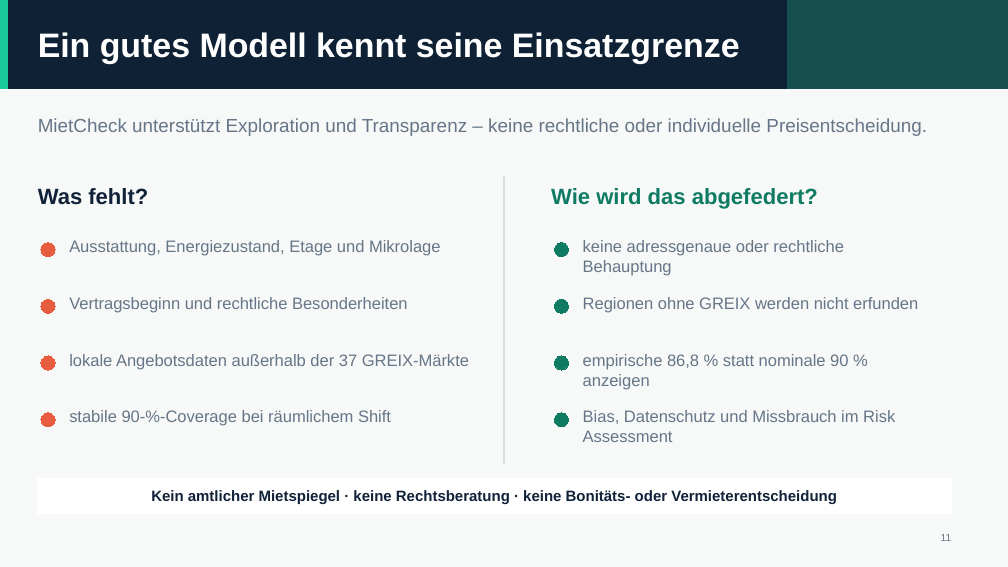
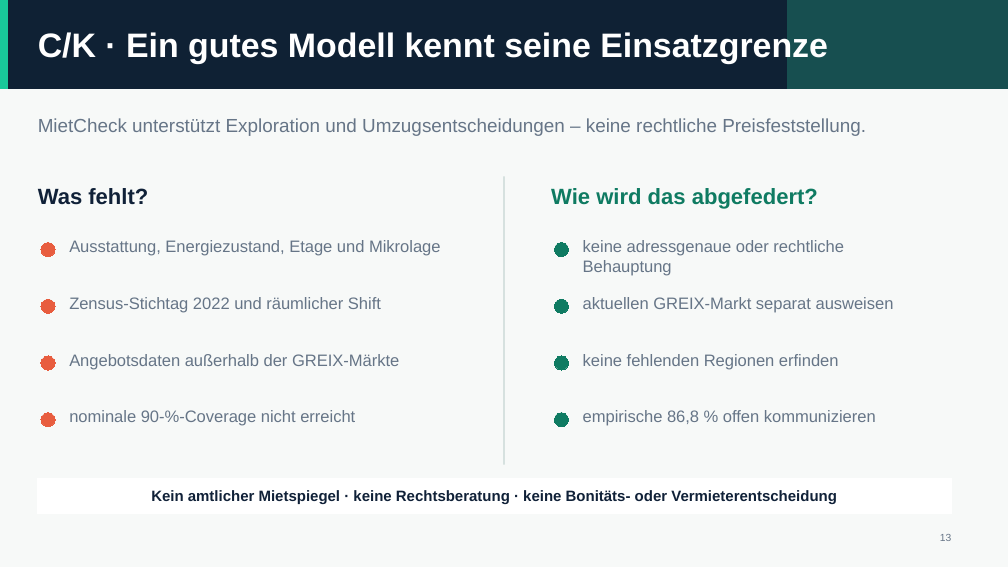
Before and after one commit to neleknaak-31/MietCheck, a slide deck: slide 13 of deliverables/MietCheck_Praesentation.pptx (slide 11 before the commit). Drawn at 1008x567 pixels with LibreOffice and Linux fonts; fonts in the diff are those of the drawing. Boxes give left, top, right and bottom in pixels: in the first picture for what was removed or moved away, otherwise in the second. Text is boxed around its words. In the diff, an @@ line names an element or a change of style, - is before the commit and + after.

```diff
--- a/deliverables/MietCheck_Praesentation.pptx
+++ b/deliverables/MietCheck_Praesentation.pptx
@@ text at (x1=38, y1=30, x2=828, y2=64): text changed @@
-Ein gutes Modell kennt seine Einsatzgrenze
+C/K · Ein gutes Modell kennt seine Einsatzgrenze
@@ text at (x1=38, y1=118, x2=866, y2=136): text changed @@
-MietCheck unterstützt Exploration und Transparenz – keine rechtliche oder individuelle Preisentscheidung.
+MietCheck unterstützt Exploration und Umzugsentscheidungen – keine rechtliche Preisfeststellung.
@@ text at (x1=69, y1=297, x2=381, y2=313): text changed @@
-Vertragsbeginn und rechtliche Besonderheiten
+Zensus-Stichtag 2022 und räumlicher Shift
@@ text at (x1=583, y1=297, x2=894, y2=313): text changed @@
-Regionen ohne GREIX werden nicht erfunden
+aktuellen GREIX-Markt separat ausweisen
@@ text at (x1=69, y1=354, x2=399, y2=370): text changed @@
-lokale Angebotsdaten außerhalb der 37 GREIX-Märkte
+Angebotsdaten außerhalb der GREIX-Märkte
@@ text at (x1=583, y1=354, x2=839, y2=370): text changed @@
-empirische 86,8 % statt nominale 90 % anzeigen
+keine fehlenden Regionen erfinden
@@ text at (x1=69, y1=410, x2=355, y2=426): text changed @@
-stabile 90-%-Coverage bei räumlichem Shift
+nominale 90-%-Coverage nicht erreicht
@@ text at (x1=583, y1=410, x2=876, y2=426): text changed @@
-Bias, Datenschutz und Missbrauch im Risk Assessment
+empirische 86,8 % offen kommunizieren
@@ text at (x1=940, y1=534, x2=951, y2=541): text changed @@
-11
+13
```
Also in this commit, not shown: 10 other slides changed, 4 slides added, 3 slides removed, 35 other files.
